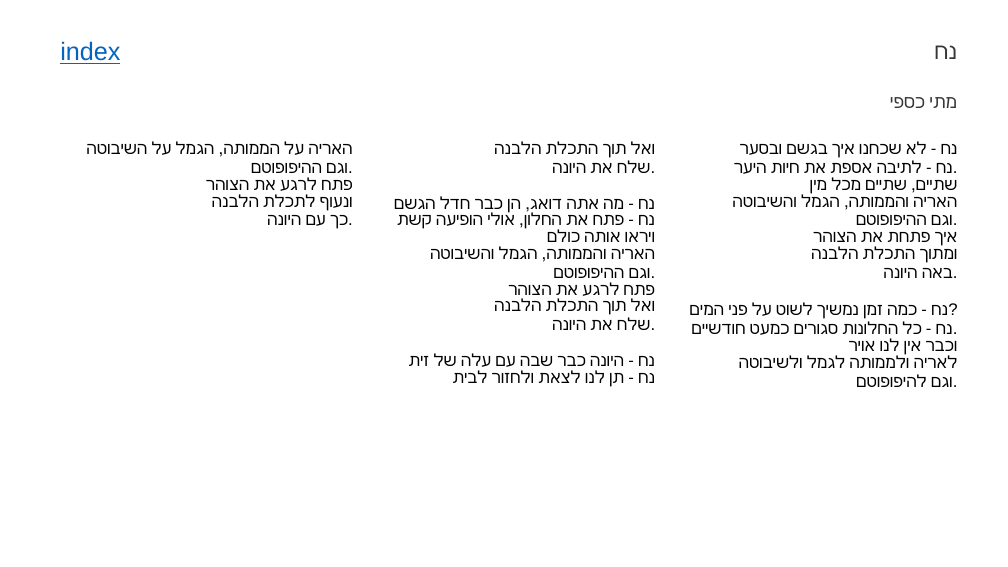
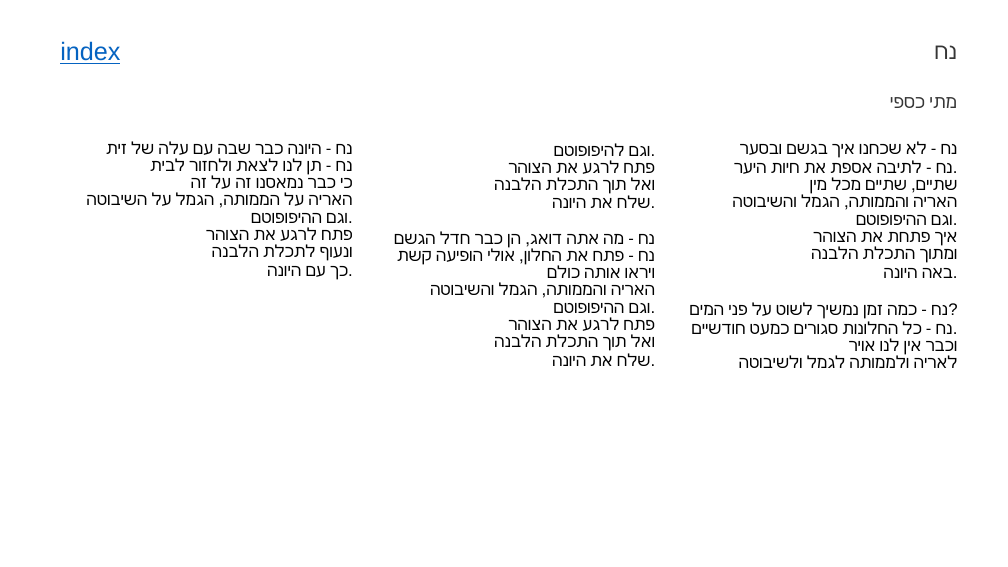
Before and after one commit to guypeled76/songs2slides, a slide deck: slide 87 of songs.pptx (slide 45 before the commit). Drawn at 1008x567 pixels with LibreOffice and Linux fonts; fonts in the diff are those of the drawing. Boxes give left, top, right and bottom in pixels: in the first picture for what was removed or moved away, otherwise in the second. Text is boxed around its words. In the diff, an @@ line names an element or a change of style, - is before the commit and + after.

```diff
--- a/songs.pptx
+++ b/songs.pptx
@@ table at (50, 141, 958, 544) @@
-row 1: האריה על הממותה, הגמל על השיבוטה / וגם ההיפופוטם. / פתח לרגע את הצוהר / ונעוף לתכלת הלבנה / כך עם היונה. | ואל תוך התכלת הלבנה / שלח את היונה. / נח - מה אתה דואג, הן כבר חדל הגשם / נח - פתח את החלון, אולי הופיעה קשת / ויראו אותה כולם / האריה והממותה, הגמל והשיבוטה / וגם ההיפופוטם. / פתח לרגע את הצוהר / ואל תוך התכלת הלבנה / שלח את היונה. / נח - היונה כבר שבה עם עלה של זית / נח - תן לנו לצאת ולחזור לבית | נח - לא שכחנו איך בגשם ובסער / נח - לתיבה אספת את חיות היער. / שתיים, שתיים מכל מין / האריה והממותה, הגמל והשיבוטה / וגם ההיפופוטם. / איך פתחת את הצוהר / ומתוך התכלת הלבנה / באה היונה. / נח - כמה זמן נמשיך לשוט על פני המים? / נח - כל החלונות סגורים כמעט חודשיים. / וכבר אין לנו אויר / לאריה ולממותה לגמל ולשיבוטה / וגם להיפופוטם.
+row 1: נח - היונה כבר שבה עם עלה של זית / נח - תן לנו לצאת ולחזור לבית / כי כבר נמאסנו זה על זה / האריה על הממותה, הגמל על השיבוטה / וגם ההיפופוטם. / פתח לרגע את הצוהר / ונעוף לתכלת הלבנה / כך עם היונה. | וגם להיפופוטם. / פתח לרגע את הצוהר / ואל תוך התכלת הלבנה / שלח את היונה. / נח - מה אתה דואג, הן כבר חדל הגשם / נח - פתח את החלון, אולי הופיעה קשת / ויראו אותה כולם / האריה והממותה, הגמל והשיבוטה / וגם ההיפופוטם. / פתח לרגע את הצוהר / ואל תוך התכלת הלבנה / שלח את היונה. | נח - לא שכחנו איך בגשם ובסער / נח - לתיבה אספת את חיות היער. / שתיים, שתיים מכל מין / האריה והממותה, הגמל והשיבוטה / וגם ההיפופוטם. / איך פתחת את הצוהר / ומתוך התכלת הלבנה / באה היונה. / נח - כמה זמן נמשיך לשוט על פני המים? / נח - כל החלונות סגורים כמעט חודשיים. / וכבר אין לנו אויר / לאריה ולממותה לגמל ולשיבוטה
```
Also in this commit, not shown: 61 other slides changed, 59 slides added, 8 other files.
